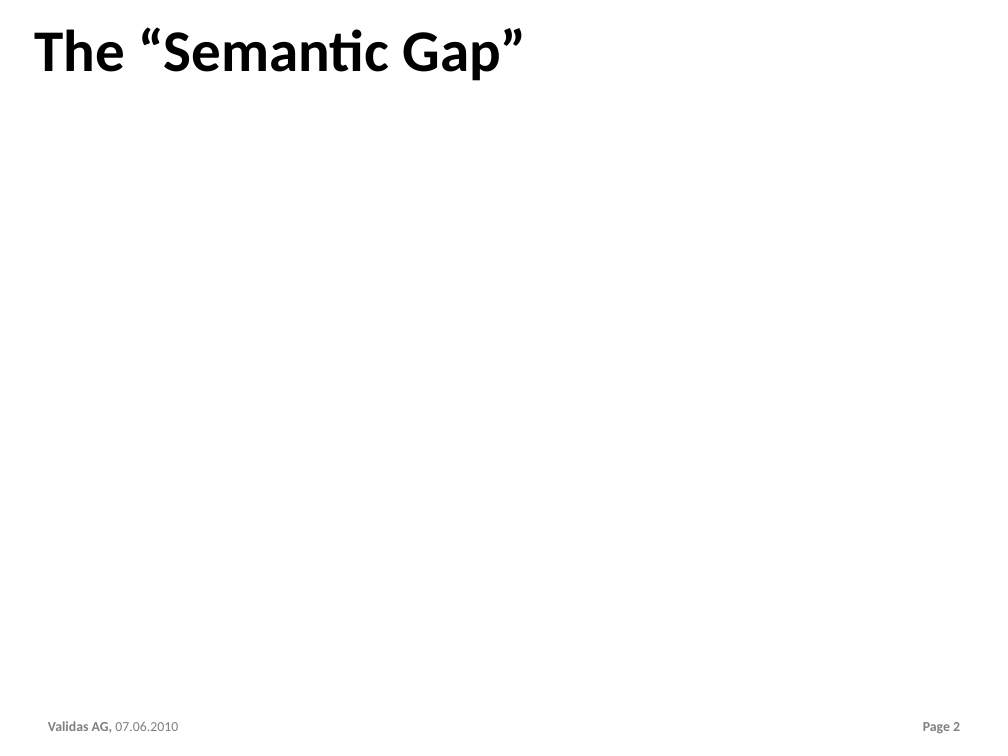
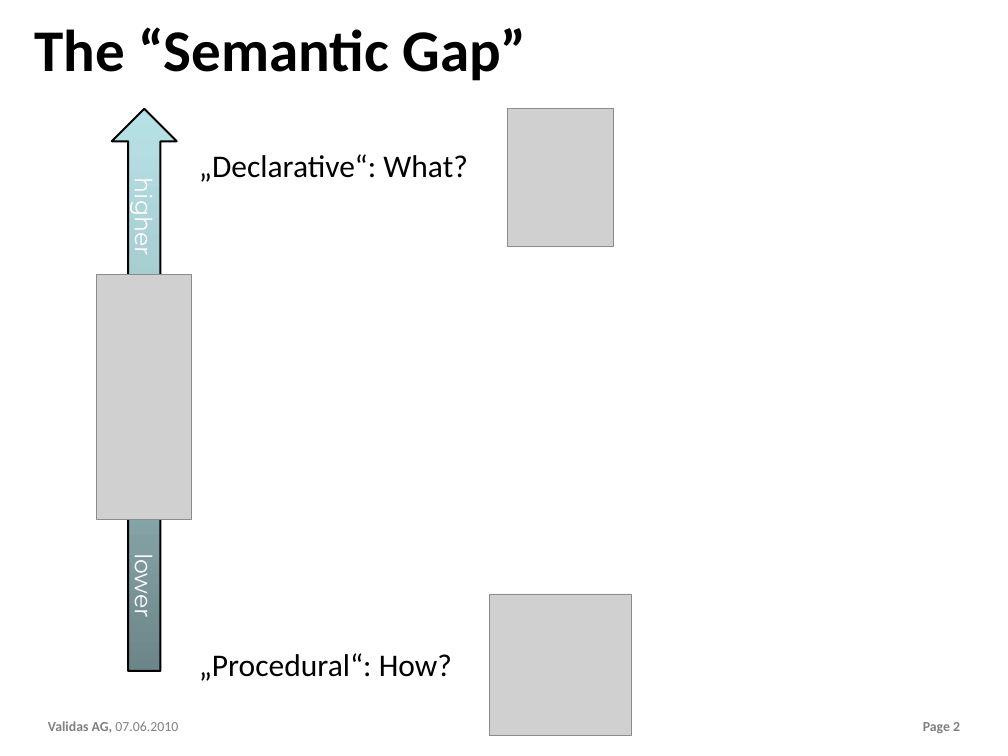
Before and after one commit to theoremprover/chess, a slide deck: slide 2 of ppt/Chess200.pptx. Drawn at 1008x756 pixels with LibreOffice and Linux fonts; fonts in the diff are those of the drawing; grey boxes stand for pictures; background and template pictures are left out. Boxes give left, top, right and bottom in pixels: in the first picture for what was removed or moved away, otherwise in the second. Text is boxed around its words. In the diff, an @@ line names an element or a change of style, - is before the commit and + after.

```diff
--- a/ppt/Chess200.pptx
+++ b/ppt/Chess200.pptx
@@ down arrow added at <box>112,109,177,671</box>, fill gradient #6D8688 to #9BBFC2 to #B8E3E6, outline #000000 2 pt, 24 pt, text #FFFFFF @@
+higher lower
@@ picture added at <box>508,109,613,247</box> @@
@@ text added at <box>199,154,467,182</box>, 32 pt, text #000000 @@
+„Declarative“: What?
@@ picture added at <box>96,274,191,520</box> @@
@@ picture added at <box>490,594,631,735</box> @@
@@ text added at <box>199,653,452,681</box>, 32 pt, text #000000 @@
+„Procedural“: How?
```
Also in this commit, not shown: 4 other slides changed, 3 slides added.
